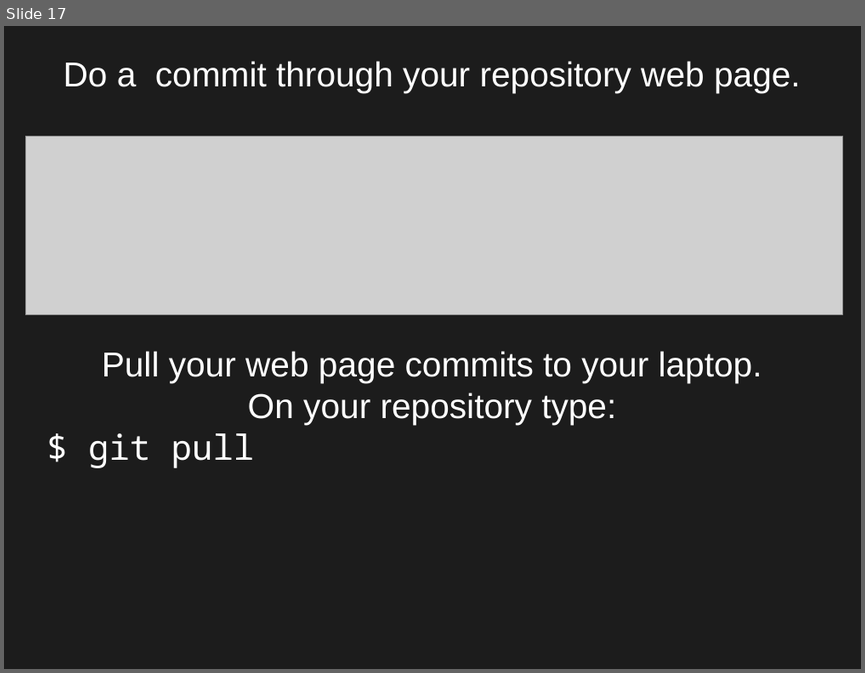
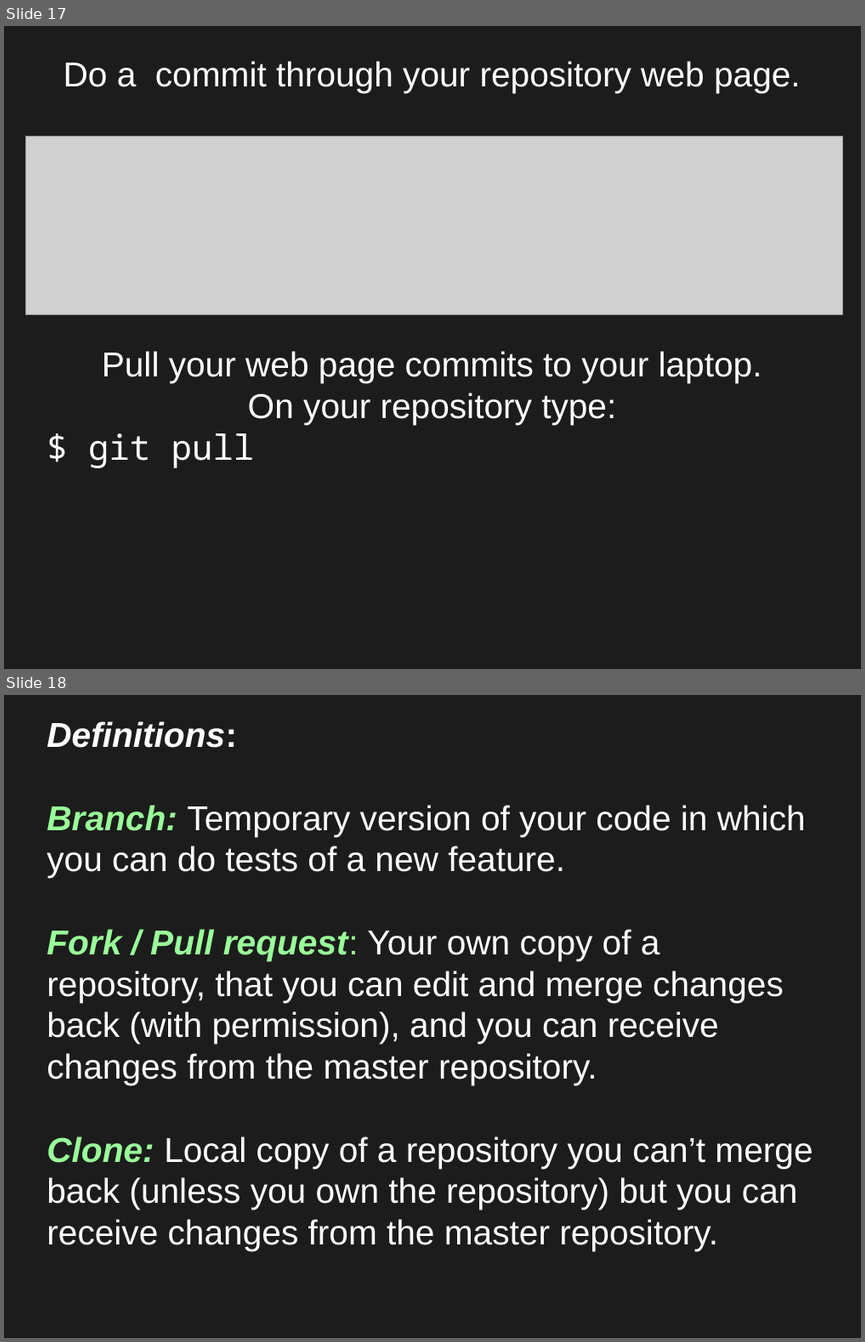
Before and after one commit to jngaravitoc/github_hands_on, a slide deck: git.odp. Shown one above the other, each under a label of ours: slide 17 before the commit, slides 17 and 18 after it. The pictures are 865x673 and 865x1342 pixels, drawn with LibreOffice and Linux fonts; fonts in the diff are those of the drawing; grey boxes stand for pictures. Boxes give left, top, right and bottom in pixels: in the first picture for what was removed or moved away, otherwise in the second. Text is boxed around its words. In the diff, an @@ line names an element or a change of style, - is before the commit and + after.

```diff
--- a/git.odp
+++ b/git.odp
@@ slide 18 added at bbox=[4, 695, 861, 1338], background #1C1C1C @@
@@ subtitle added at bbox=[46, 721, 812, 1251], 32 pt, text #FFFFFF @@
+Definitions:
+Branch: Temporary version of your code in which you can do tests of a new feature.
+Fork / Pull request: Your own copy of a repository, that you can edit and merge changes back (with permission), and you can receive changes from the master repository.
+Clone: Local copy of a repository you can’t merge back (unless you own the repository) but you can receive changes from the master repository.
```
Also in this commit, not shown: 2 slides changed, 1 other file.
